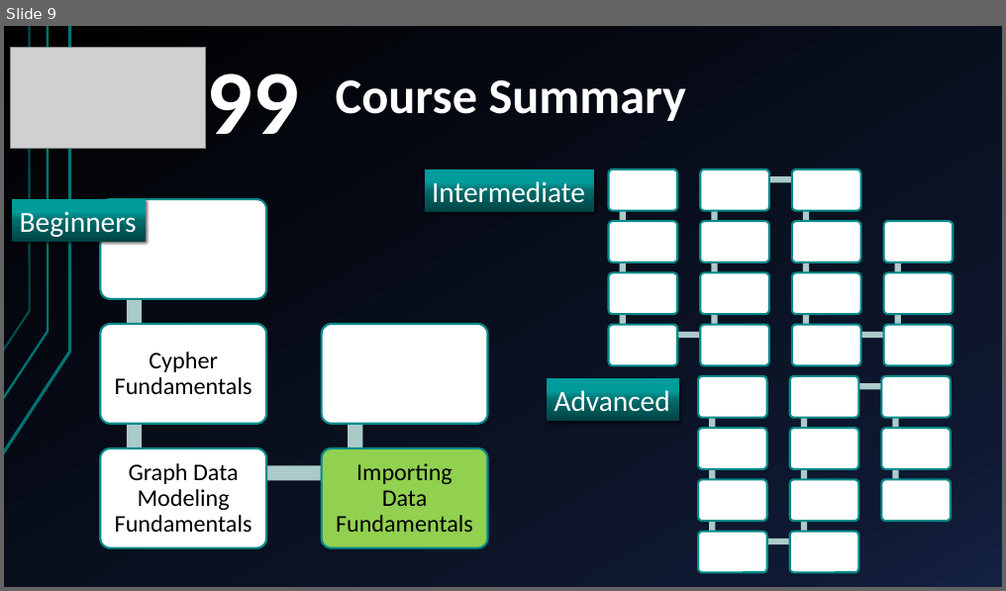
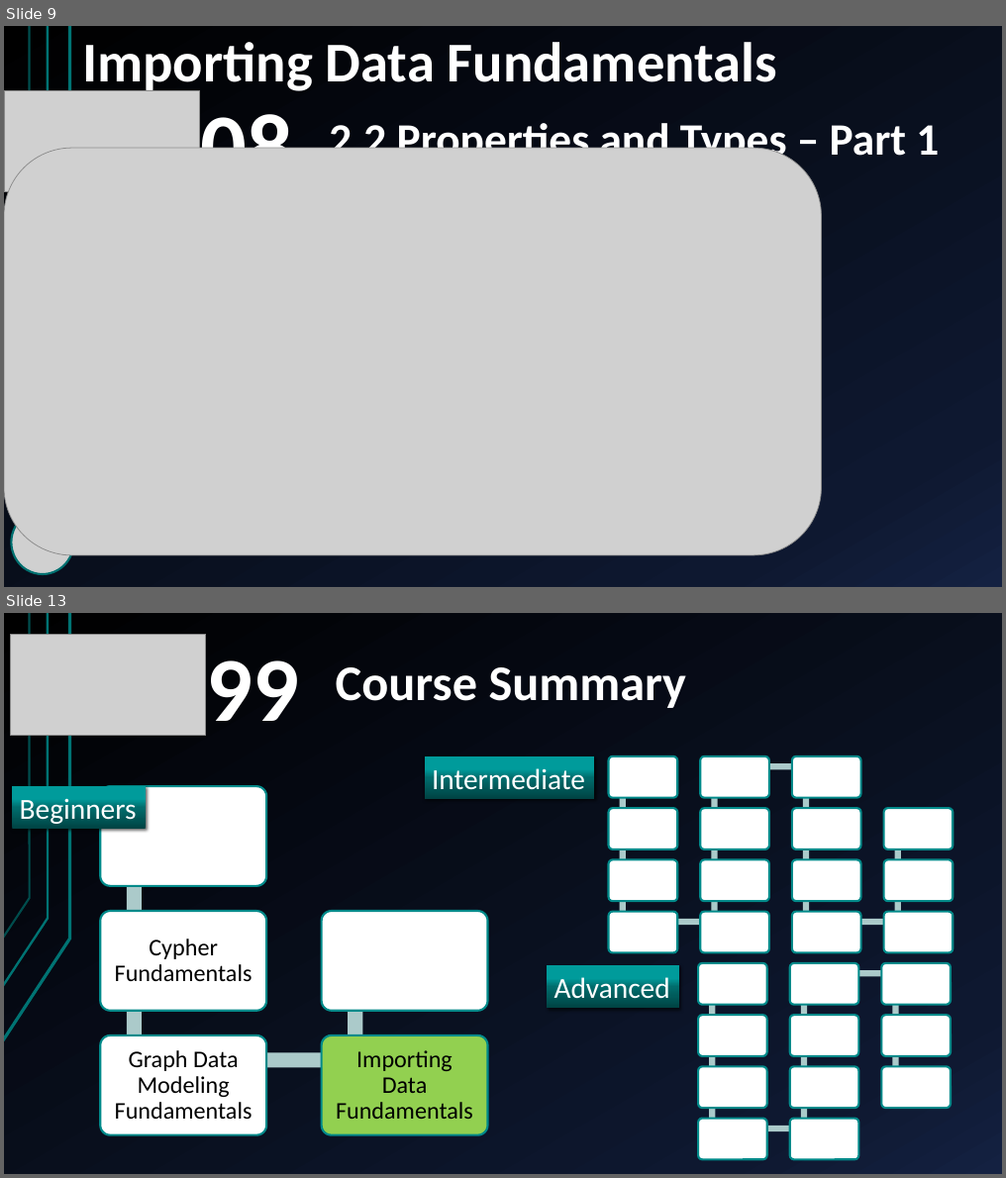
Before and after one commit to yasenstar/learn_graphdb, a slide deck: neo4j/import_data_fundamentals/Importing_Data_Fundamentals.pptx. Shown one above the other, each under a label of ours: slide 9 before the commit, slides 9 and 13 after it; the slides between them are not shown. The pictures are 1006x591 and 1006x1178 pixels, drawn with LibreOffice and Linux fonts; fonts in the diff are those of the drawing; grey boxes stand for pictures. Boxes give left, top, right and bottom in pixels: in the first picture for what was removed or moved away, otherwise in the second. Text is boxed around its words. In the diff, an @@ line names an element or a change of style, - is before the commit and + after.

```diff
--- a/neo4j/import_data_fundamentals/Importing_Data_Fundamentals.pptx
+++ b/neo4j/import_data_fundamentals/Importing_Data_Fundamentals.pptx
@@ slide 9 added at [4,26,1002,587], background gradient #000000 to #0F1931 to #142242; not listed: 3 template elements that a slide beside it also shows @@
@@ text added at [82,42,777,94], 54 pt, text #FFFFFF, bold @@
+Importing Data Fundamentals
@@ picture added at [4,90,199,192] @@
@@ text added at [200,101,293,148], 88 pt, text #FFFFFF, bold @@
+08
@@ title added at [329,117,939,166], 43.2 pt, text #FFFFFF, bold @@
+2.2 Properties and Types – Part 1
@@ picture added at [4,148,822,556] @@
@@ picture added at [12,511,73,574] @@
@@ what was slide 9 is now slide 13 @@
```
Also in this commit, not shown: 3 slides changed, 3 other slides added, 3 other files.
